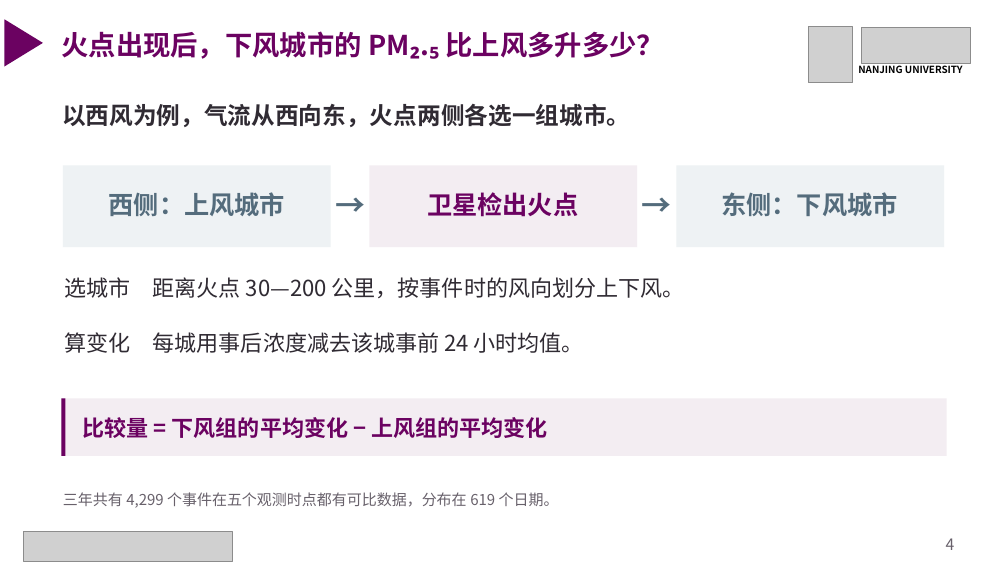
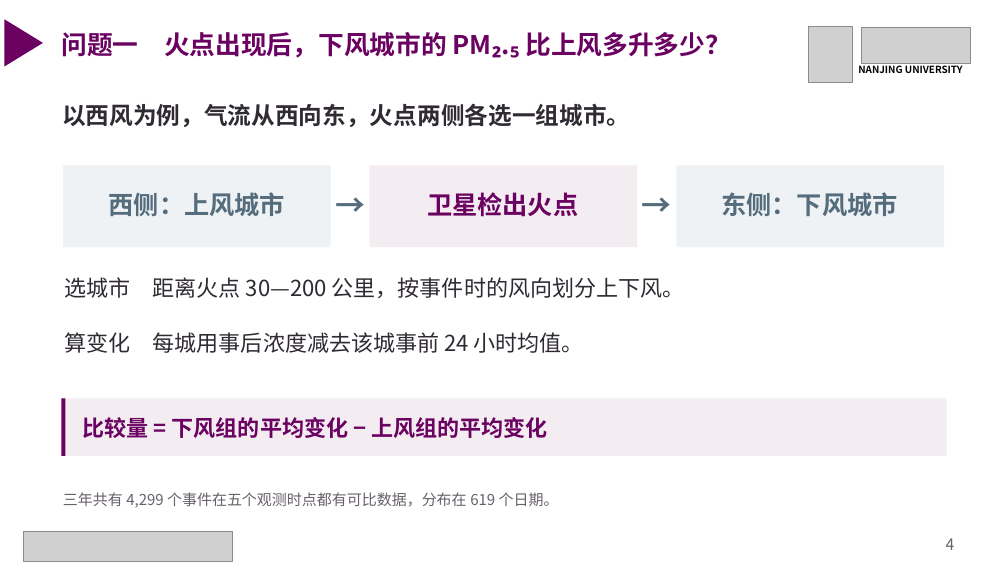
Before and after one commit to gxm-nju/china-air-pollution, a slide deck: slide 4 of docs/课堂展示.pptx. Drawn at 1008x567 pixels with LibreOffice and Linux fonts; fonts in the diff are those of the drawing; grey boxes stand for pictures. Boxes give left, top, right and bottom in pixels: in the first picture for what was removed or moved away, otherwise in the second. Text is boxed around its words. In the diff, an @@ line names an element or a change of style, - is before the commit and + after.

Commit message:
为课堂展示补全研究问题编号并精简提交材料入口

```diff
--- a/docs/课堂展示.pptx
+++ b/docs/课堂展示.pptx
@@ text at <box>61,32,731,58</box>: text changed; size 26 to 24.5 pt @@
-火点出现后，下风城市的 PM₂.₅ 比上风多升多少？
+问题一 火点出现后，下风城市的 PM₂.₅ 比上风多升多少？
```
Also in this commit, not shown: 9 other slides changed, 5 other files.
